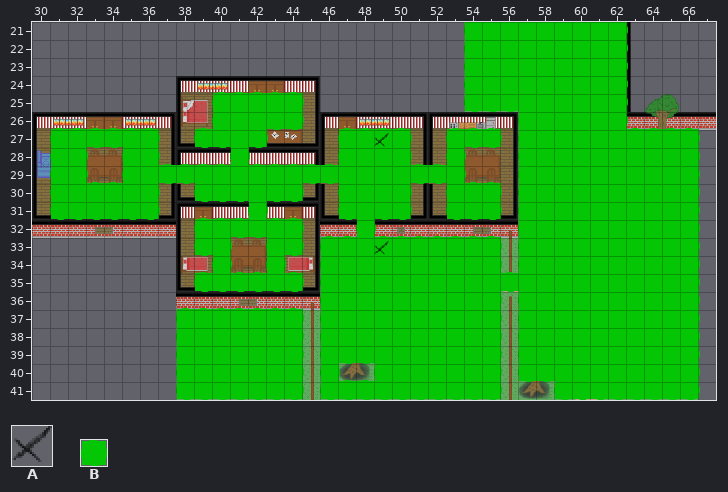
Tiled map -- assets/house.tmx. The picture above is the old version.
Cells are 24x24 px. Shown: x 30..67, y 21..41.
Key: from "Maison": A 51 "lil_weapon", B 54 "connected_marker".
_ is an empty cell.
Layers that did not change in this view are not listed.
Layer "pathfinder" before, first column x 30:
21 ________________________BBBBBBBBB_____
22 ________________________BBBBBBBBB_____
23 ________________________BBBBBBBBB_____
24 ________________________BBBBBBBBB_____
25 __________BBBBB_________BBBBBBBBB_____
26 __________BBBBB____________BBBBBB_____
27 _BBBBBB__BBBB____BBBB__BBB_BBBBBBBBBB_
28 _BB__BB____B_____BBBB__B___BBBBBBBBBB_
29 _BB__BBBBBBBBBBBBBBBBBBB___BBBBBBBBBB_
30 _BBBBBB__BBBBBB__BBBB__BBB_BBBBBBBBBB_
31 _BBBBBB_____B____BBBB__BBB_BBBBBBBBBB_
32 _________BBBBBB___B________BBBBBBBBBB_
33 _________BB__BB_BBBBBBBBBB_BBBBBBBBBB_
34 __________B__B__BBBBBBBBBB_BBBBBBBBBB_
35 _________BBBBBB_BBBBBBBBBBBBBBBBBBBBB_
36 ________________BBBBBBBBBB_BBBBBBBBBB_
37 ________BBBBBBB_BBBBBBBBBB_BBBBBBBBBB_
38 ________BBBBBBB_BBBBBBBBBB_BBBBBBBBBB_
39 ________BBBBBBB_BBBBBBBBBB_BBBBBBBBBB_
40 ________BBBBBBB_B__BBBBBBB_BBBBBBBBBB_
41 ________BBBBBBB_BBBBBBBBBB___BBBBBBBB_
After the commit:
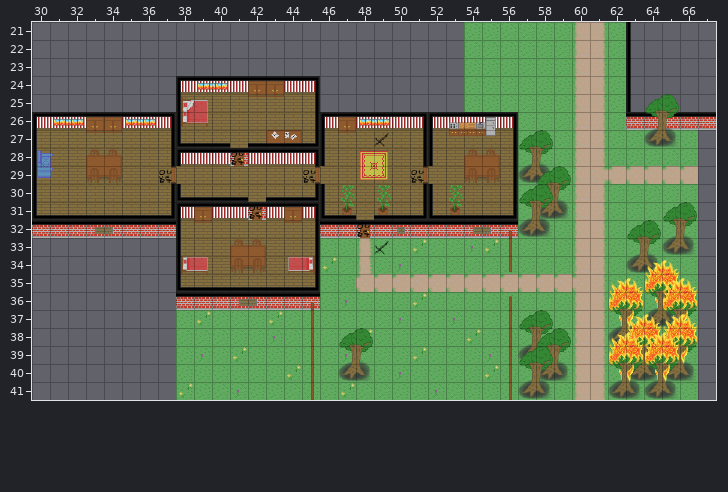
Tiles of an added or newly shown layer are drawn over the layers below it.
Edits made:
Layer "pathfinder" (now hidden):
Tile B is gone in rows 21 to 24 at x 54 to 62; in row 25 at x 40 to 44 and 54 to 62; in row 26 at x 40 to 44 and 57 to 62; in row 27 at x 31 to 36, 39 to 42, 47 to 50, 53 to 55 and 57 to 66; in row 28 at x 31 to 32, 35 to 36, 41, 47 to 50, 53 and 57 to 66; in row 29 at x 31 to 32, 35 to 53 and 57 to 66.
Tile B is gone in row 30 at x 31 to 36, 39 to 44, 47 to 50, 53 to 55 and 57 to 66; in row 31 at x 31 to 36, 42, 47 to 50, 53 to 55 and 57 to 66; in row 32 at x 39 to 44, 48 and 57 to 66; in row 33 at x 39 to 40, 43 to 44, 46 to 55 and 57 to 66; in row 34 at x 40, 43, 46 to 55 and 57 to 66; in row 35 at x 39 to 44 and 46 to 66.
Tile B is gone in row 36 at x 46 to 55 and 57 to 66; in rows 37 to 39 at x 38 to 44, 46 to 55 and 57 to 66; in row 40 at x 38 to 44, 46, 49 to 55 and 57 to 66; in row 41 at x 38 to 44, 46 to 55 and 59 to 66.
Layer "weapons" (removed):
Tile A is gone in row 27 at x 49; in row 33 at x 49.
Layer "axes" (added):
Tile A now appears in row 33 at x 49.
Layer "sticks" (added):
Tile A now appears in row 27 at x 49.
